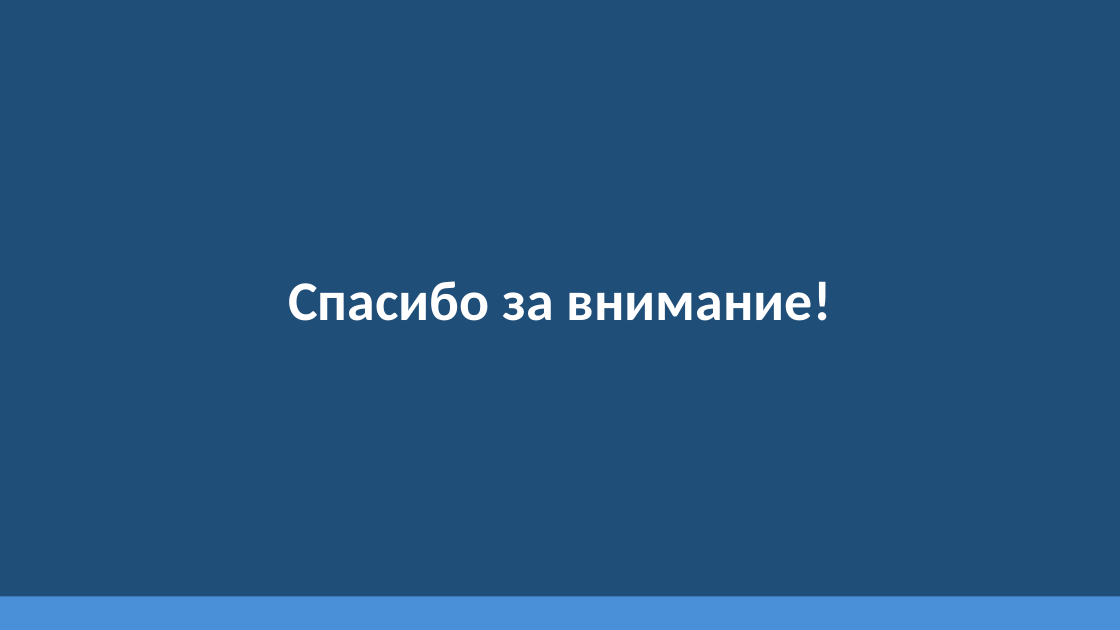
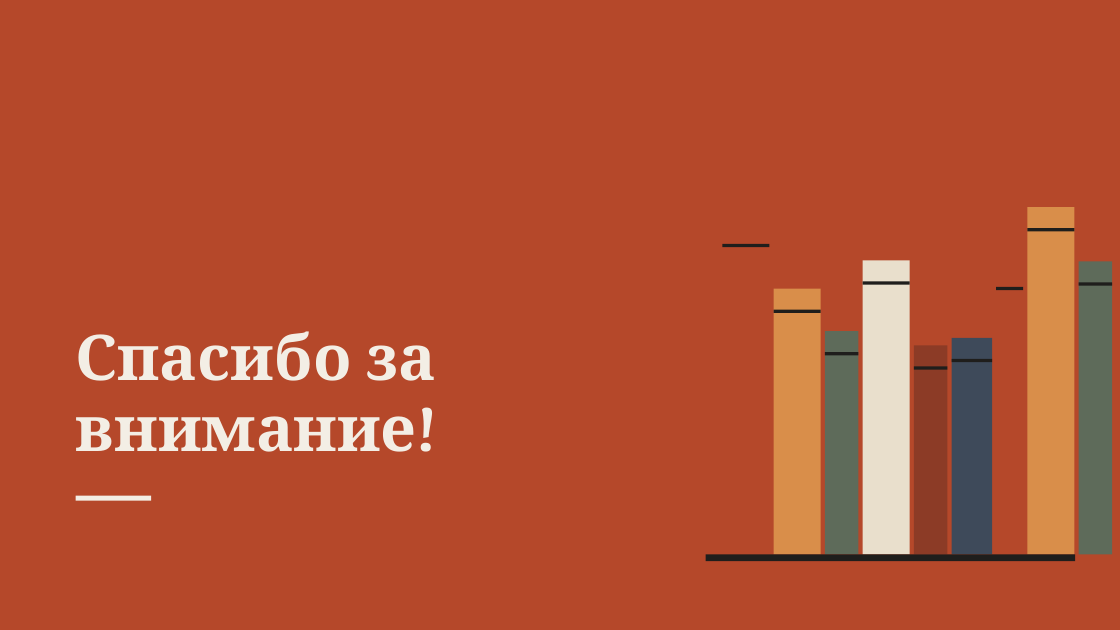
Before and after one commit to aaa111ws/MDK04.01-, a slide deck: slide 12 of pr6/Презентация.pptx. Drawn at 1120x630 pixels with LibreOffice and Linux fonts; fonts in the diff are those of the drawing. Boxes give left, top, right and bottom in pixels: in the first picture for what was removed or moved away, otherwise in the second. Text is boxed around its words. In the diff, an @@ line names an element or a change of style, - is before the commit and + after.

```diff
--- a/pr6/Презентация.pptx
+++ b/pr6/Презентация.pptx
@@ background #1F4E79 to #B5482A @@
@@ text "Спасибо за внимание!": place and size @@
-text "Спасибо за внимание!" at bbox=[288, 281, 831, 321]
+text "Спасибо за внимание!" at bbox=[76, 331, 437, 452]
@@ text "Спасибо за внимание!" at bbox=[76, 331, 437, 452]: size 48 to 54 pt, font Calibri to Cambria, text colour #FFFFFF to #F3EEE5; alignment centre to left; line spacing 1 to 0.95; vertical alignment middle to bottom @@
@@ rectangle added at bbox=[1028, 208, 1075, 555], fill #D98E4A @@
@@ rectangle added at bbox=[723, 223, 770, 555], fill #B5482A @@
@@ rectangle added at bbox=[1028, 229, 1075, 232], fill #1F1E1C @@
@@ rectangle added at bbox=[723, 244, 770, 247], fill #1F1E1C @@
@@ rectangle added at bbox=[863, 260, 910, 555], fill #E9DFCC @@
@@ rectangle added at bbox=[996, 266, 1023, 555], fill #B5482A @@
@@ rectangle added at bbox=[1079, 261, 1112, 555], fill #5E6B5A @@
@@ rectangle added at bbox=[774, 289, 821, 555], fill #D98E4A @@
@@ rectangle added at bbox=[863, 281, 910, 285], fill #1F1E1C @@
@@ rectangle added at bbox=[996, 287, 1023, 290], fill #1F1E1C @@
@@ rectangle added at bbox=[1079, 282, 1112, 286], fill #1F1E1C @@
@@ rectangle added at bbox=[774, 310, 821, 313], fill #1F1E1C @@
@@ rectangle added at bbox=[825, 331, 859, 555], fill #5E6B5A @@
@@ rectangle added at bbox=[825, 352, 859, 355], fill #1F1E1C @@
@@ rectangle added at bbox=[914, 345, 948, 555], fill #8C3B26 @@
@@ rectangle added at bbox=[952, 338, 992, 555], fill #3E4A5A @@
@@ rectangle added at bbox=[952, 359, 992, 362], fill #1F1E1C @@
@@ rectangle added at bbox=[914, 366, 948, 370], fill #1F1E1C @@
@@ rectangle added at bbox=[76, 496, 151, 501], fill #F3EEE5 @@
@@ rectangle added at bbox=[706, 555, 1075, 561], fill #1F1E1C @@
@@ rectangle removed at bbox=[0, 597, 1120, 630] @@
```
Also in this commit, not shown: 11 other slides changed.
